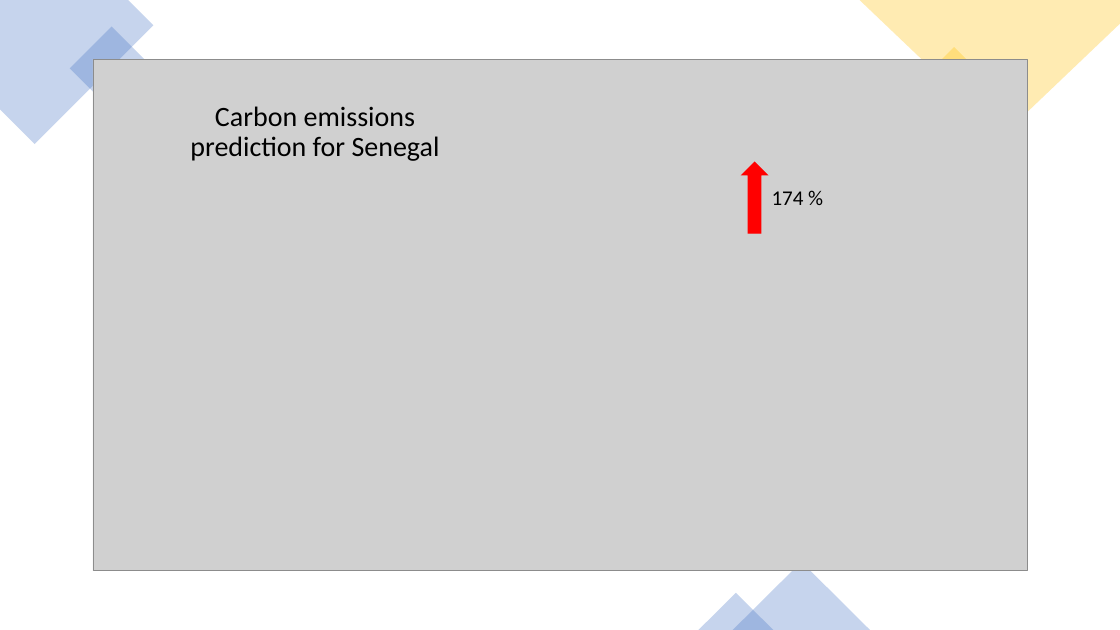
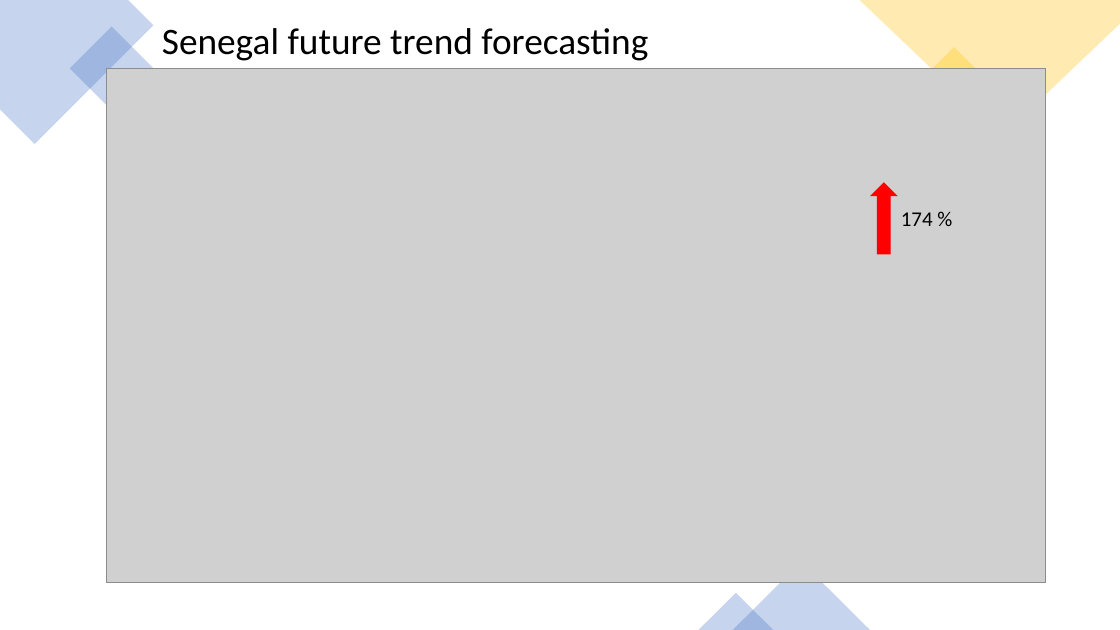
Before and after one commit to danilogiarlini/Global-CO2-Emission-Forecasting, a slide deck: slide 11 of Visualization/GlobalCO2Emission.pptx. Drawn at 1120x630 pixels with LibreOffice and Linux fonts; fonts in the diff are those of the drawing; grey boxes stand for pictures. Boxes give left, top, right and bottom in pixels: in the first picture for what was removed or moved away, otherwise in the second. Text is boxed around its words. In the diff, an @@ line names an element or a change of style, - is before the commit and + after.

```diff
--- a/Visualization/GlobalCO2Emission.pptx
+++ b/Visualization/GlobalCO2Emission.pptx
@@ text added at bbox=[162, 28, 648, 61], 32 pt, text #000000 @@
+Senegal future trend forecasting
@@ picture: place and size @@
-picture at bbox=[93, 59, 1028, 571]
+picture at bbox=[107, 68, 1046, 583]
@@ text removed at bbox=[190, 106, 440, 161] @@
-Carbon emissions prediction for Senegal
@@ up arrow: place and size @@
-up arrow at bbox=[742, 162, 767, 233]
+up arrow at bbox=[871, 183, 897, 254]
@@ text "174 %": place and size @@
-text "174 %" at bbox=[772, 191, 804, 205]
+text "174 %" at bbox=[901, 212, 933, 226]
```
Also in this commit, not shown: 4 other slides changed.
